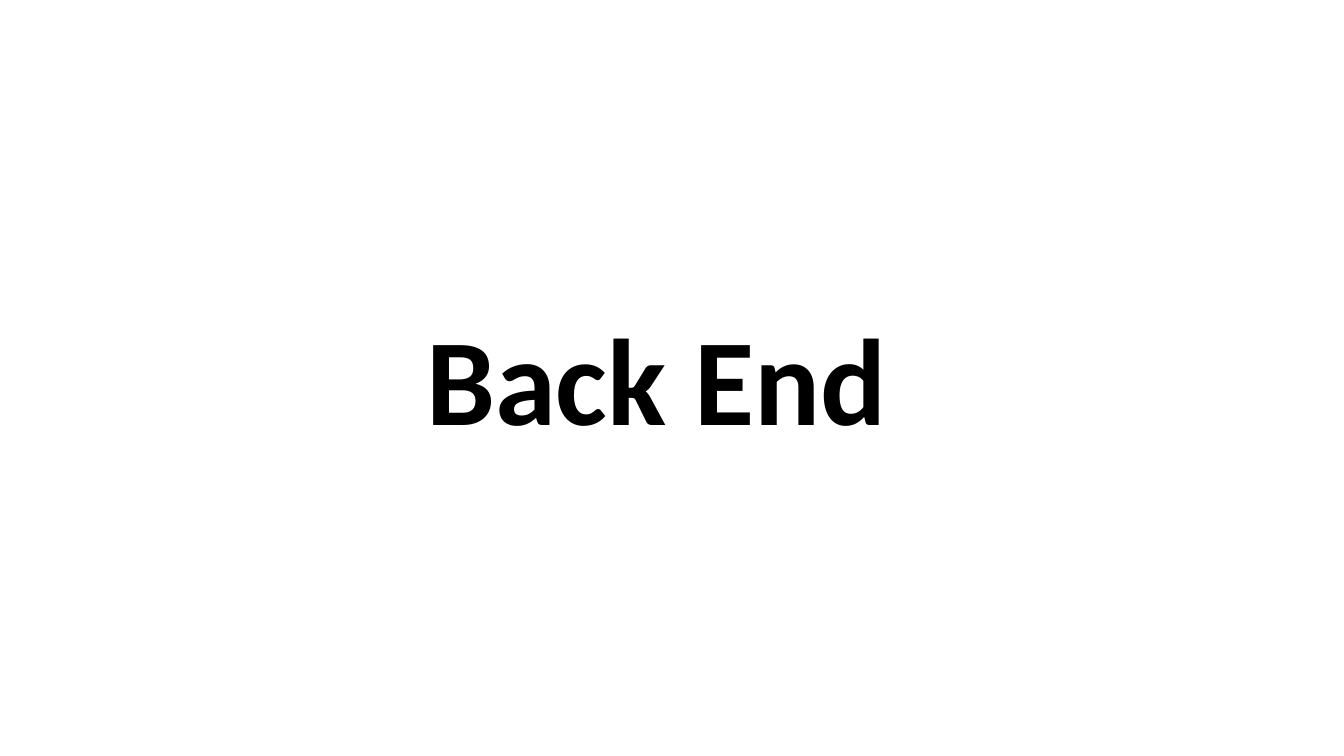
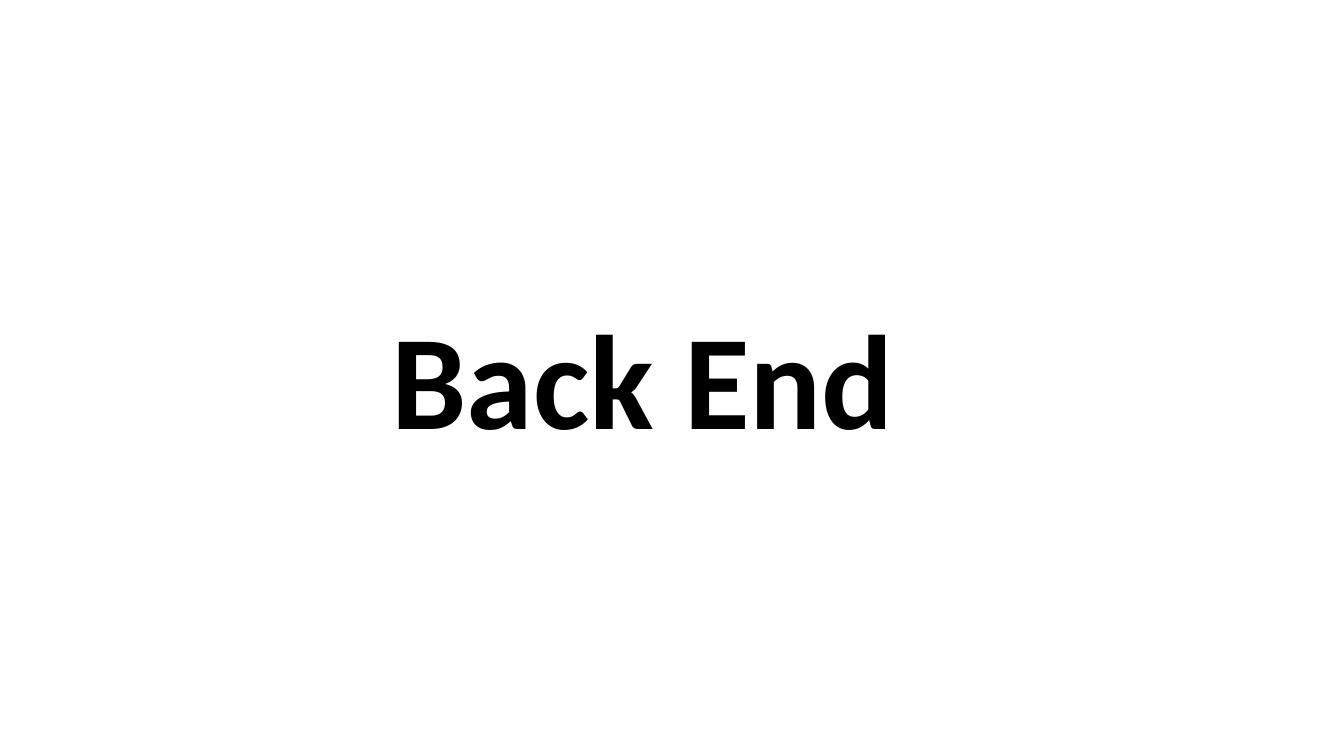
Before and after one commit to r-kass/gNetPlus, a slide deck: slide 4 of hackathon pres3.pptx (slide 5 before the commit). Drawn at 1344x756 pixels with LibreOffice and Linux fonts; fonts in the diff are those of the drawing; background and template pictures are left out. Boxes give left, top, right and bottom in pixels: in the first picture for what was removed or moved away, otherwise in the second. Text is boxed around its words. In the diff, an @@ line names an element or a change of style, - is before the commit and + after.

```diff
--- a/hackathon pres3.pptx
+++ b/hackathon pres3.pptx
@@ text "Back End": place and size @@
-text "Back End" at [426, 338, 886, 426]
+text "Back End" at [392, 334, 894, 430]
@@ text "Back End" at [392, 334, 894, 430]: size 88 to 96 pt @@
```
Also in this commit, not shown: 2 other slides changed, 5 slides added, 3 slides removed.
